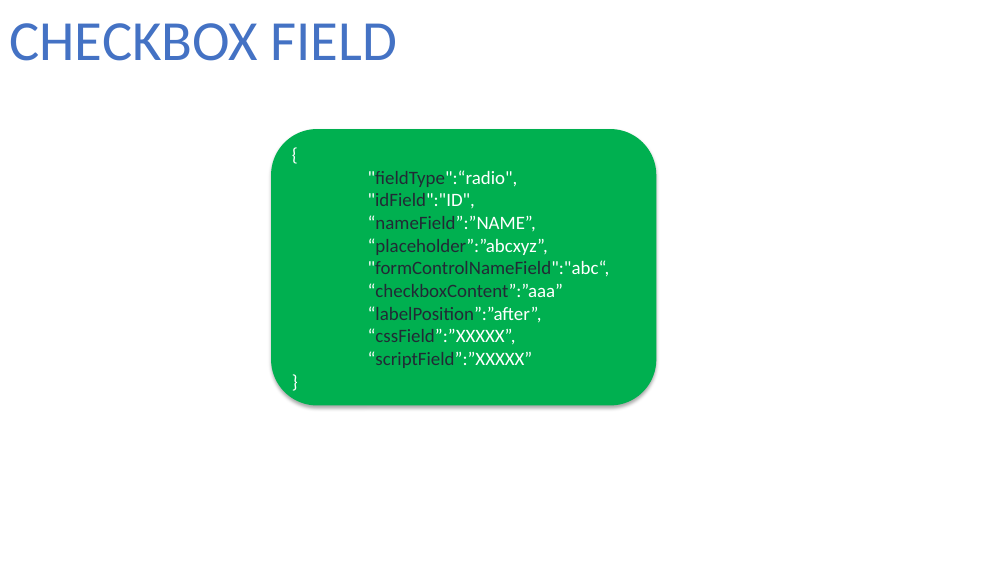
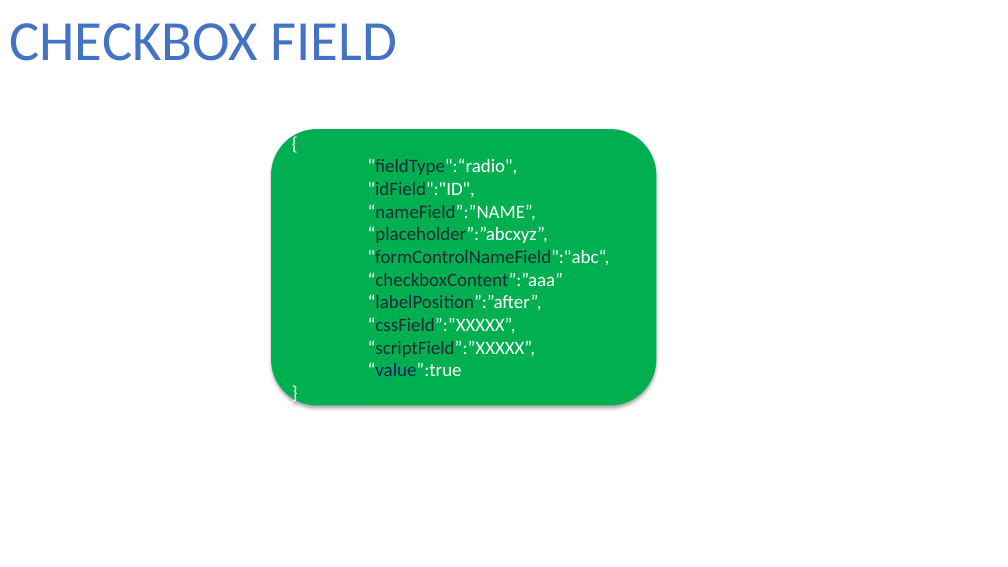
Before and after one commit to fxanhkhoa/Generator_ReactiveForm, a slide deck: slide 5 of Documents/design/JsonForField.pptx. Drawn at 1008x567 pixels with LibreOffice and Linux fonts; fonts in the diff are those of the drawing. Boxes give left, top, right and bottom in pixels: in the first picture for what was removed or moved away, otherwise in the second. Text is boxed around its words. In the diff, an @@ line names an element or a change of style, - is before the commit and + after.

```diff
--- a/Documents/design/JsonForField.pptx
+++ b/Documents/design/JsonForField.pptx
@@ text in rounded rectangle at <box>368,340,536,376</box>: text changed; text colour #222A35 to #FFFFFF @@
-“scriptField”:”XXXXX”
+“scriptField”:”XXXXX”,
+“value”:true
```
Also in this commit, not shown: 4 other slides changed, 9 other files.
